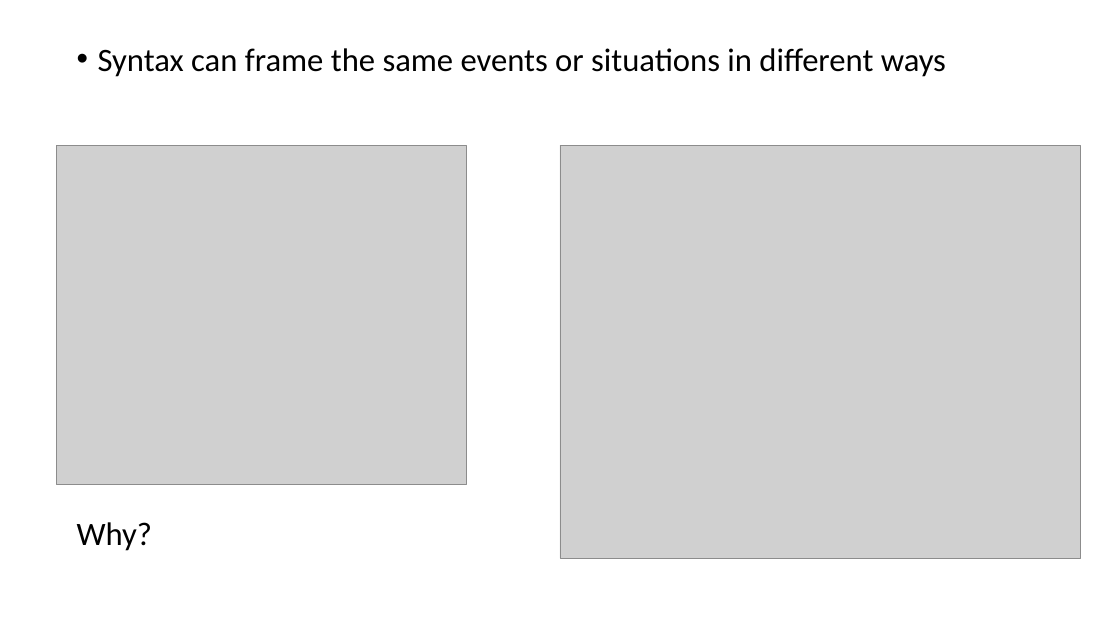
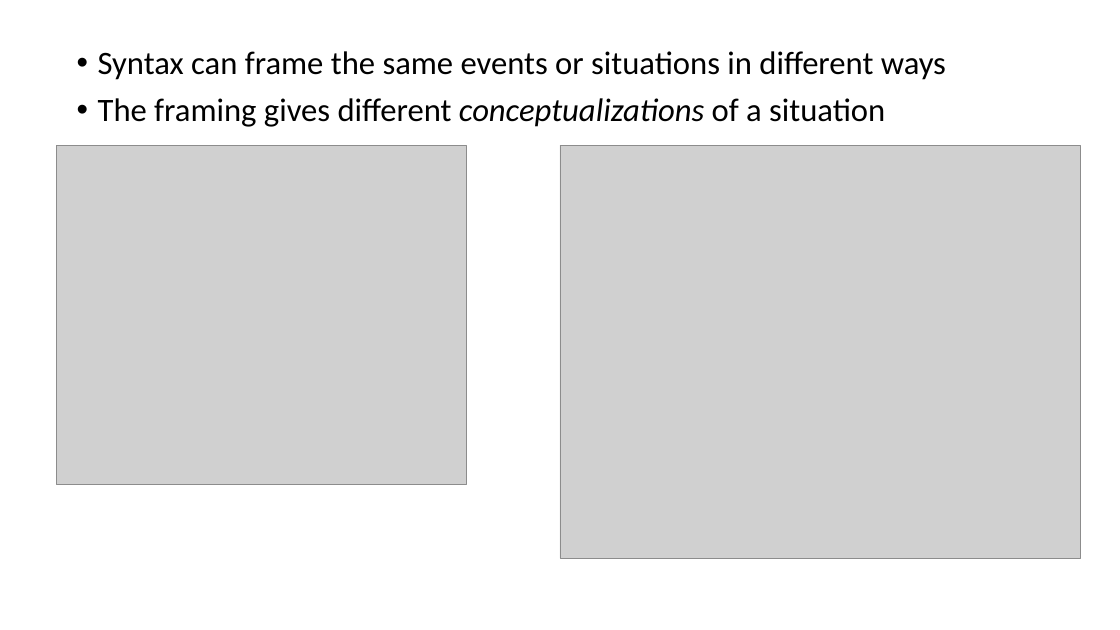
Before and after one commit to ajrtallman/Corpus_Linguistics_FSU_2023-2024, a slide deck: slide 33 of 03_lectures/Corpus Linguistics_2023_11_10.pptx. Drawn at 1120x630 pixels with LibreOffice and Linux fonts; fonts in the diff are those of the drawing; grey boxes stand for pictures. Boxes give left, top, right and bottom in pixels: in the first picture for what was removed or moved away, otherwise in the second. Text is boxed around its words. In the diff, an @@ line names an element or a change of style, - is before the commit and + after.

```diff
--- a/03_lectures/Corpus Linguistics_2023_11_10.pptx
+++ b/03_lectures/Corpus Linguistics_2023_11_10.pptx
@@ text at box(98, 51, 946, 80): line spacing 0.8 to 0.9 @@
@@ text at box(98, 98, 885, 127): text changed @@
-Why?
+• The framing gives different conceptualizations of a situation
```
Also in this commit, not shown: 4 other slides changed, 11 slides added, 4 other files.
